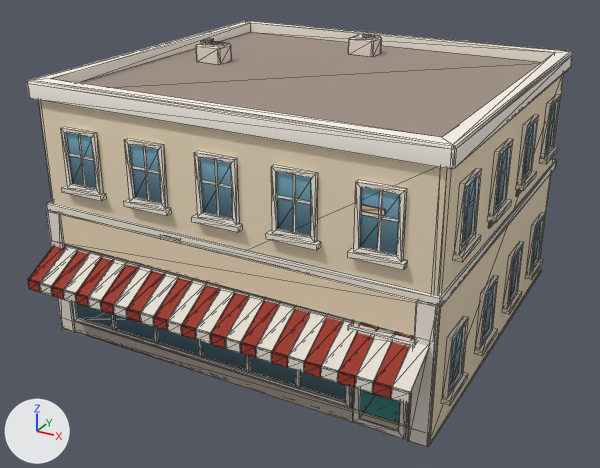
Renders of the glTF model newcity/art/kit/vee_right1.glb from each side of a commit.
Camera for both pictures: a 50 mm lens placed at (12.3, -23.7, 14.2), pointed at (-0.01, -1.32, 3.01). Lighting does not change. The marker at lower left points along +X, +Y and +Z. The older version comes first. Mesh edges are drawn as thin lines. Vertices at exactly the same position are counted once.

Objects in the first picture: 'vee_right1'.
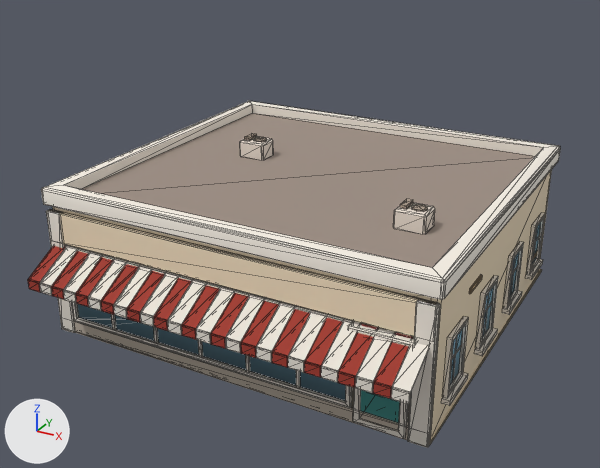
Location of each change, [x1, y1, x2, y2] in pixels of the pictures (600 x 468 px; the box of a moved part takes in the faces that stretch with it):
'vee_right1', reshaped (19% shorter): before [27, 20, 573, 448]; after [28, 101, 561, 448]
part 1 of me_vee_right1, moved or reshaped (not visible afterwards): before [361, 205, 385, 216]
part 2 of me_vee_right1, moved or reshaped: before [27, 20, 573, 169]; after [41, 101, 561, 300]
part 3 of me_vee_right1, moved or reshaped: before [348, 34, 382, 57]; after [393, 203, 435, 234]
part 4 of me_vee_right1, moved or reshaped: before [210, 42, 224, 45]; after [254, 137, 267, 142]
part 5 of me_vee_right1, moved or reshaped: before [196, 41, 232, 64]; after [240, 136, 273, 160]
part 6 of me_vee_right1, moved or reshaped: before [201, 38, 214, 44]; after [245, 133, 257, 141]
part 7 of me_vee_right1, added: after [469, 275, 482, 294]
part 8 of me_vee_right1, added: after [412, 204, 428, 211]
part 9 of me_vee_right1, deleted: before [61, 35, 560, 270]
part 10 of me_vee_right1, cut back: before [39, 74, 564, 438]; after [53, 169, 552, 438]

What changed in the scene script:
```text
Change me_vee_right1:
    used by ob_vee_right1; location = (0.0, 0.0, 0.0)
    remove me_vee_right1.from_pydata(...)  # 1512 vertices, 2138 faces; spans x -6.74..6.74, y -7.39..6.16, z 0.0..8.79
    add me_vee_right1.from_pydata(...)  # 1084 vertices, 1618 faces; spans x -6.74..6.74, y -7.39..6.16, z 0.0..5.39
    me_vee_right1 part 1: the loose piece of 16 vertices spanning x 4.22..4.97, y -6.04..-6.0, z 6.36..6.53 is scaled about its middle by (0.66, 1, 1), then moved by (0.19, 0.0, -3.12)
    me_vee_right1 part 2: the loose piece of 48 vertices spanning x -6.66..6.66, y -6.16..6.16, z 7.9..8.45 is moved by (0.0, 0.0, -3.4)
    me_vee_right1 part 3: the loose piece of 20 vertices spanning x -0.76..0.24, y 3.6..4.4, z 8.07..8.67 is moved by (4.72, -6.58, -3.4)
    me_vee_right1 part 4: the loose piece of 16 vertices spanning x -4.4..-3.92, y 0.05..0.53, z 8.67..8.71 is moved by (1.32, 0.55, -3.4)
    me_vee_right1 part 5: the loose piece of 20 vertices spanning x -4.81..-3.81, y -0.11..0.69, z 8.07..8.67 is moved by (1.32, 0.55, -3.4)
    me_vee_right1 part 6: the loose piece of 8 vertices spanning x -4.66..-4.46, y 0.04..0.54, z 8.67..8.79 is moved by (1.32, 0.55, -3.4)
    me_vee_right1 part 7: a new loose piece of 16 vertices spanning x 6.5..6.54, y -3.37..-2.37, z 3.36..3.53, in mat_kit_atlas (picture img_atlas)
    me_vee_right1 part 8: a new loose piece of 16 vertices spanning x 4.36..4.84, y -2.82..-2.34, z 5.27..5.31, in mat_kit_atlas (picture img_atlas)
    me_vee_right1 part 9: 54 loose pieces with 448 vertices, spanning x -6.74..6.74, y -6.24..5.12, z 4.86..8.71, are deleted
    me_vee_right1 part 10
    32 vertices are removed from x -6.58..6.58, y -6.08..6.08, z 4.24..7.9
    70 faces are deleted
    8 vertices are added at x 4.1..4.3, y -2.83..-2.33, z 5.27..5.39
    12 new vertices lie (0.0, 0.0, 4.5) away from vertices in x -6.5..6.5, y -6.0..6.0, z 0.0
    44 new faces join them
    other edits to the shape of me_vee_right1 do not show in these pictures
```
